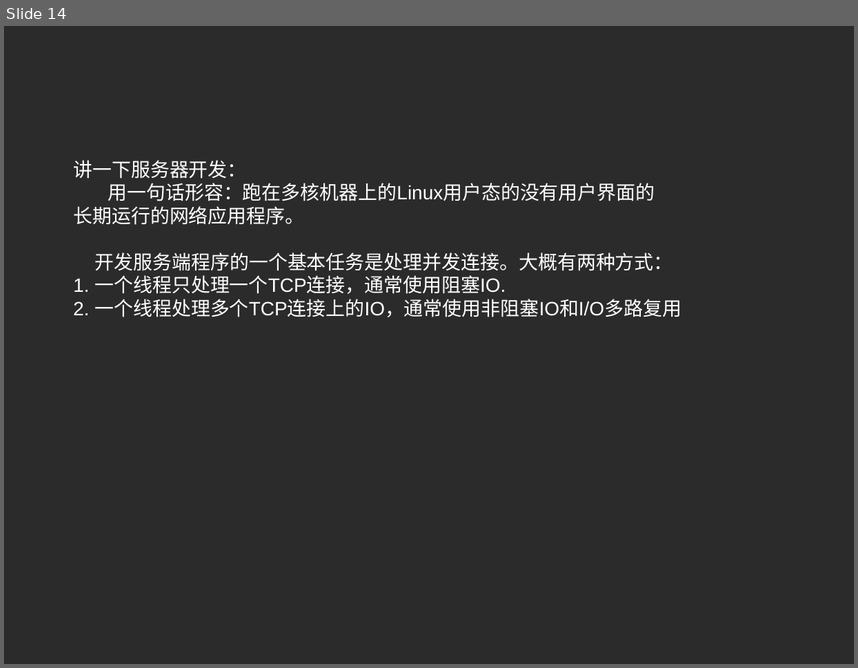
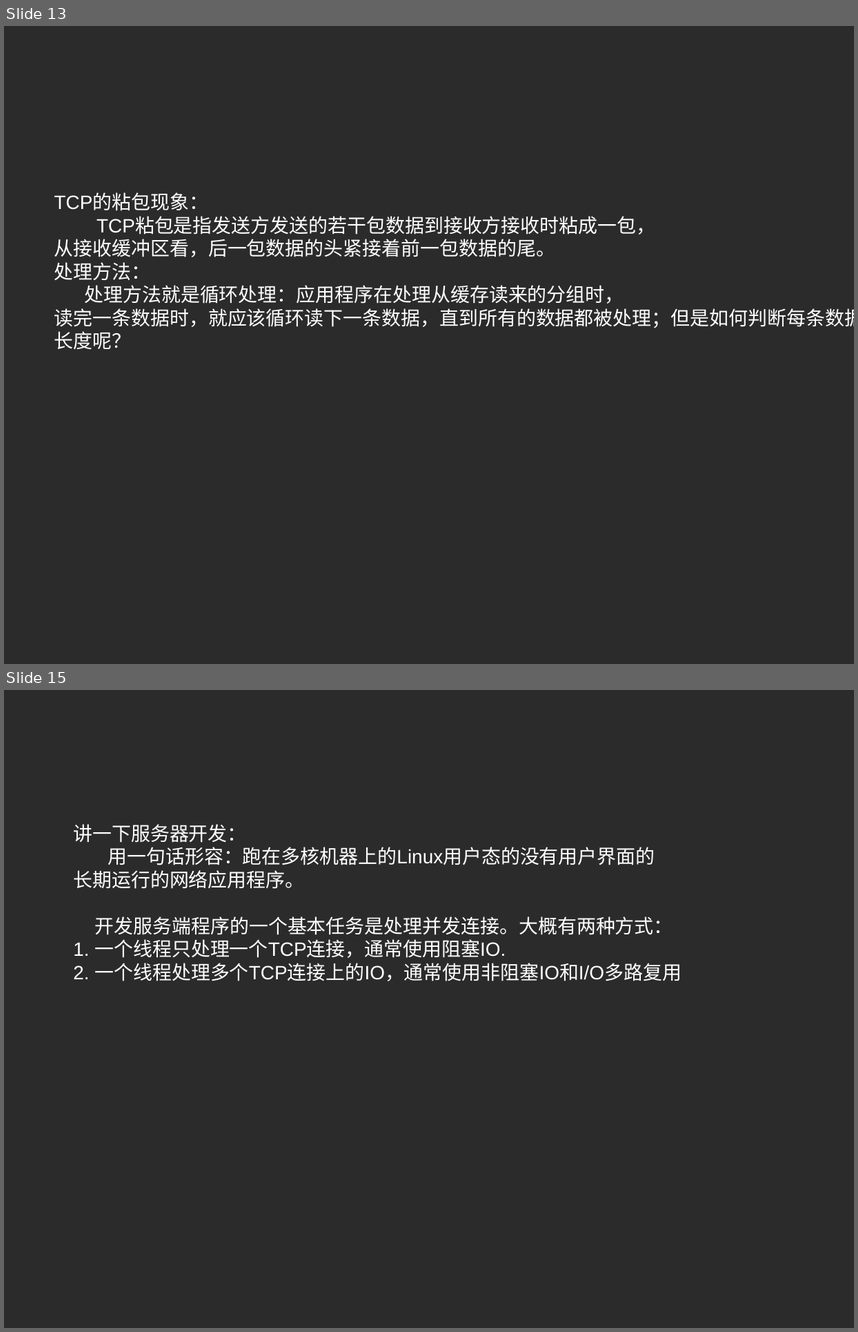
Before and after one commit to zhouhuamin/testmastergit-2018-07, a slide deck: c-network-programming-pptx.pptx. Shown one above the other, each under a label of ours: slide 14 before the commit, slides 13 and 15 after it; the slides between them are not shown. The pictures are 858x668 and 858x1332 pixels, drawn with LibreOffice and Linux fonts; fonts in the diff are those of the drawing; background and template pictures are left out; a plain dark background stands for a picture behind light text. Boxes give left, top, right and bottom in pixels: in the first picture for what was removed or moved away, otherwise in the second. Text is boxed around its words. In the diff, an @@ line names an element or a change of style, - is before the commit and + after.

```diff
--- a/c-network-programming-pptx.pptx
+++ b/c-network-programming-pptx.pptx
@@ slide 13 added at (4, 26, 854, 664), background picture (left out) @@
@@ text added at (54, 194, 854, 349), 18 pt, text #FFFFFF @@
+TCP的粘包现象：
+TCP粘包是指发送方发送的若干包数据到接收方接收时粘成一包，
+从接收缓冲区看，后一包数据的头紧接着前一包数据的尾。
+处理方法：
+处理方法就是循环处理：应用程序在处理从缓存读来的分组时，
+读完一条数据时，就应该循环读下一条数据，直到所有的数据都被处理；但是如何判断每条数据的长度呢？
@@ what was slide 14 is now slide 15 @@
```
Also in this commit, not shown: 2 slides changed.
